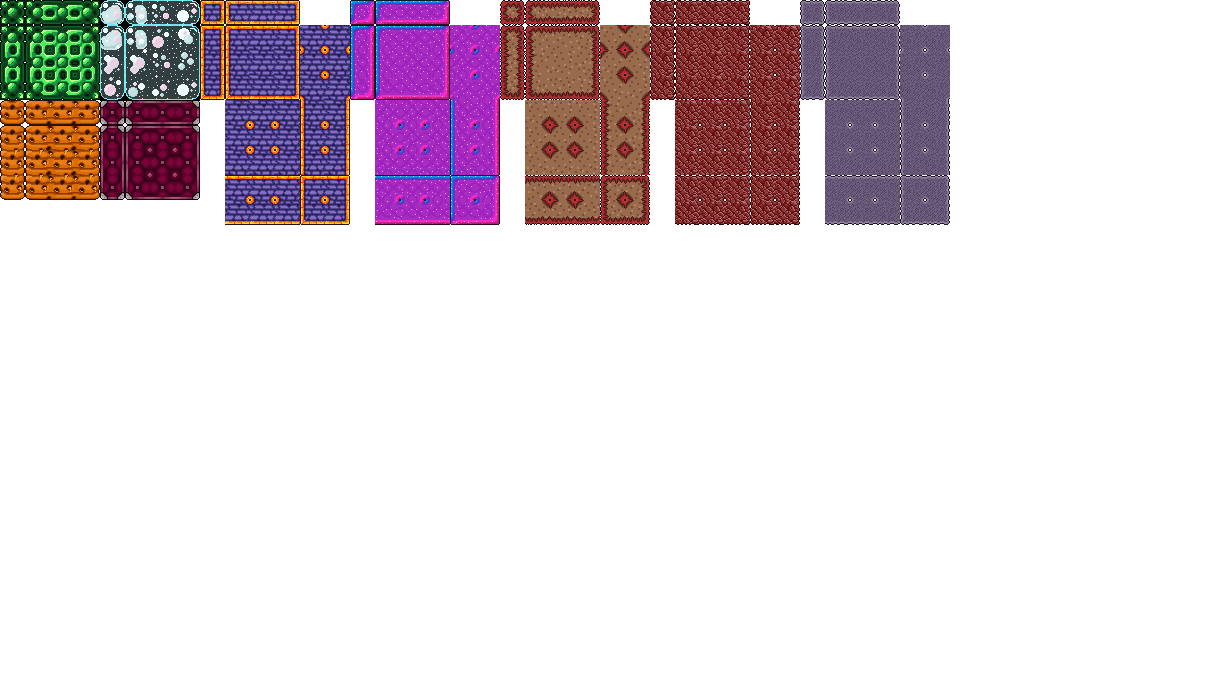
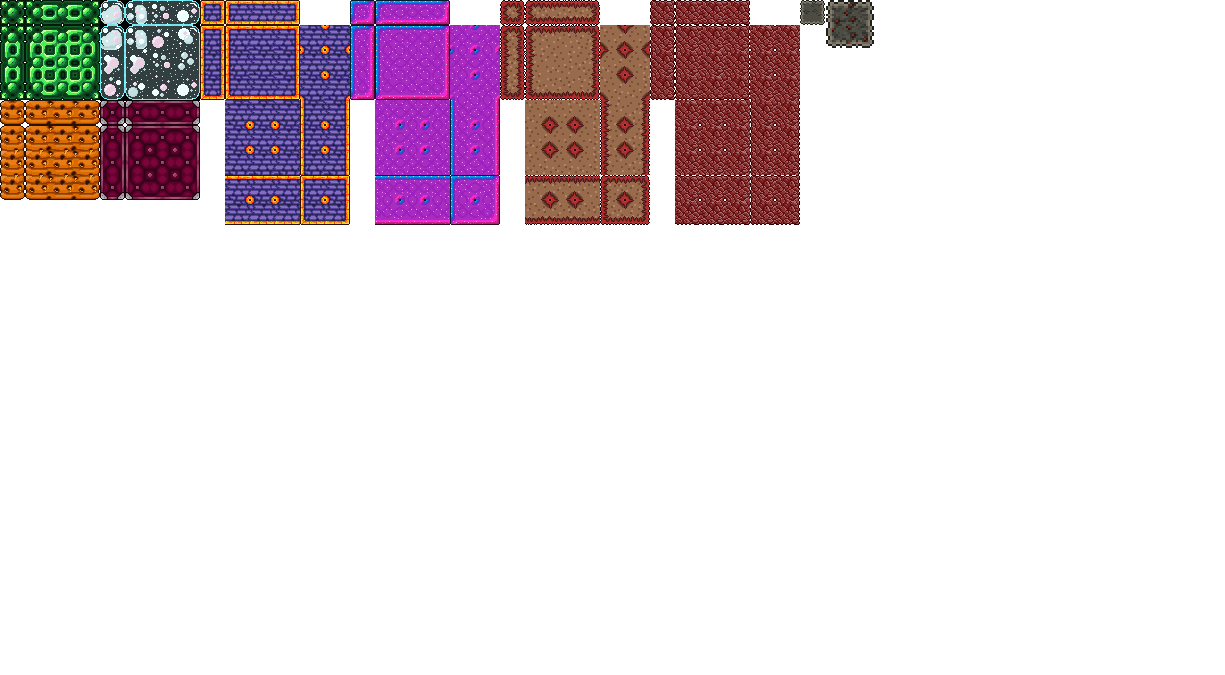
Layer changes from the first 1225×675 image to the second:
added layer "Layer 1" in group "Sand" over [826, 0, 874, 48]
added layer "Sand Corrupt" (1st of 2, in "Sand") in group "Sand" over [800, 0, 825, 25]
hid "Sand Corrupt" (2nd of 2, in "Sand") over [800, 0, 950, 225]
